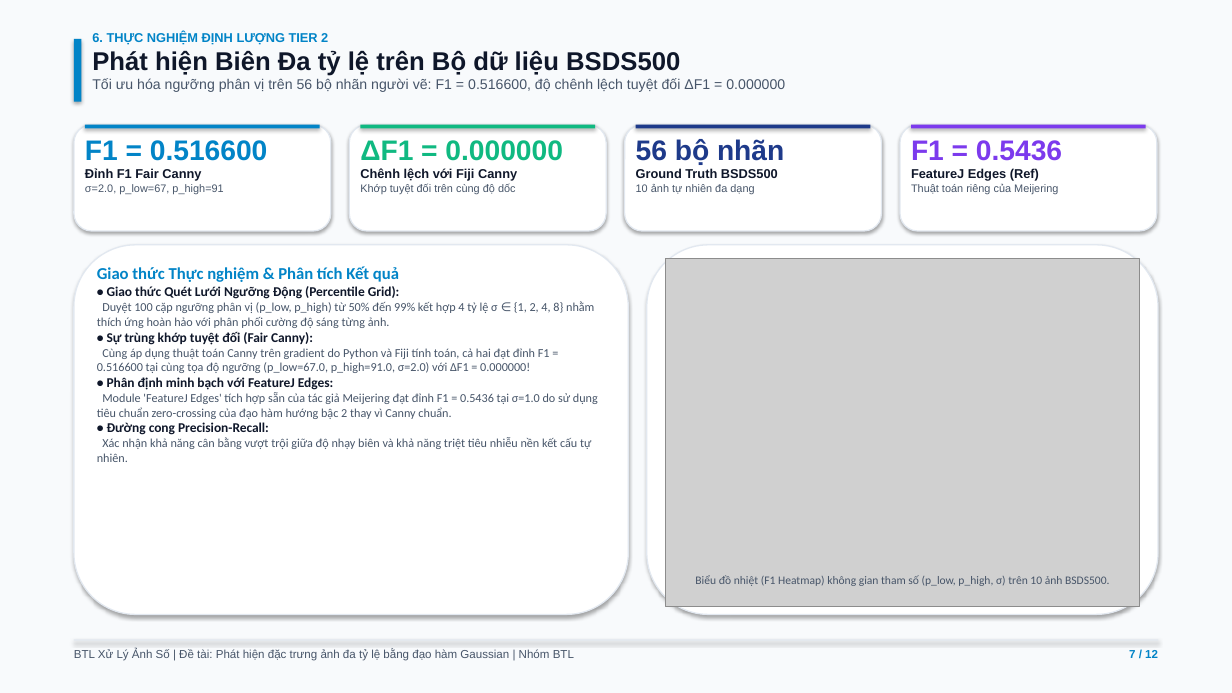
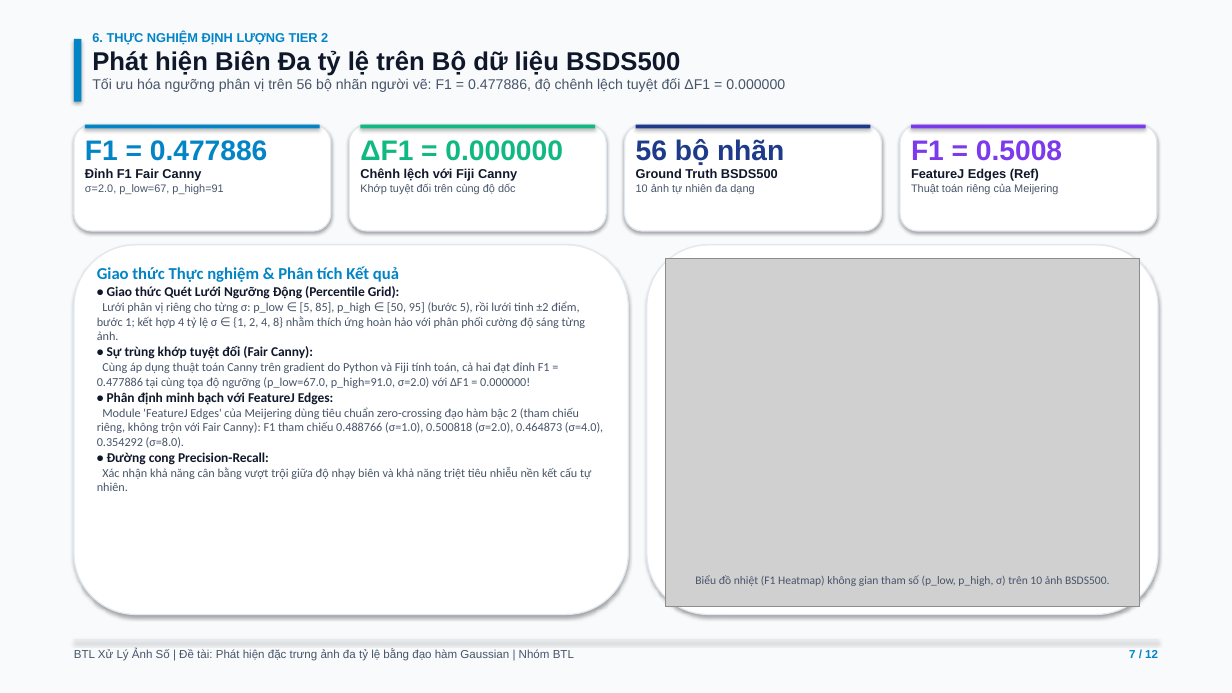
Before and after one commit to ndmanh1811/XLA, a slide deck: slide 7 of docs/slides/BTL_XLA_Nhom_BaoCao.pptx. Drawn at 1232x693 pixels with LibreOffice and Linux fonts; fonts in the diff are those of the drawing; grey boxes stand for pictures. Boxes give left, top, right and bottom in pixels: in the first picture for what was removed or moved away, otherwise in the second. Text is boxed around its words. In the diff, an @@ line names an element or a change of style, - is before the commit and + after.

Commit message:
fix(audit): regenerate Tier 2 metrics, refresh docs/slides/figures, enable strict mode, archive duc_08_11 manifest
- Regenerate outputs/metrics/tier2_results.csv as official Python 8σ branch
  (55 rows: 40 BSDS + 10 DRIVE + 5 Blob; blob_05 = 140/329, F1 0.4628).
- Regenerate outputs/metrics/tier2_results_fiji.csv (55 rows, Fiji fair
  canny, Blob 7σ); BSDS numbers now match canonical:
  0.455418/0.455478, 0.477886/0.477886, 0.441491/0.441491, 0.343340/0.343340.
- Rerun optimization_benchmark.csv: 36 rows, reps=5, max abs diff 1.279e-12;
  update README.md and main.tex tab:optimization-benchmark averages.
- Fix README.md: row counts (55), 7σ/8σ blob_05 distinction, GT overclaim,
  benchmark table, ZIP/main.tex sizes.
- Fix HUONG_DAN_CHO_HUNG.md, nhanxet7/11.md, bai_trinh_trinh_xla.html stale
  FeatureJ/BSDS numbers and backticks.
- Fix main.tex: BSDS 0.516600 -> 0.477886 (x3), NMS 8 hướng -> 4 sector,
  Ground Truth overclaim, blob 7σ/8σ labels.
- Fix PROTOCOL.md typos; duc_08_11 run_manifest.json -> ARCHIVED_HISTORICAL,
  superseded_by outputs/metrics/, STRICT/RELAXED/FAIL counts, recompute 4
  stale checksums; KET_QUA_METRIC.md smoke FAIL -> RELAXED; README_DUC_08_11.md
  root/bundle direction.
- Fix generate_calib_images.py / smoke_test_analytical.py parabol.tif ->
  parabola.tif.
- Enable strict=True in convolution/kernel/hessian core callers; Tier 1 still
  35 STRICT / 185 RELAXED / 0 FAIL.
- Regenerate build_slides.py values, BTL_XLA_Nhom_BaoCao.pptx, demo_bsds_output.png
  (F1 = 0.4779), and the 4 BSDS figures; copy to report_template/figures/.
- QA: unittest 24/24, run_tests.py 5/5, validate_fiji_outputs.py 435/435,
  verify_tier1.py 35/185/0.

```diff
--- a/docs/slides/BTL_XLA_Nhom_BaoCao.pptx
+++ b/docs/slides/BTL_XLA_Nhom_BaoCao.pptx
@@ text at [92,78,785,92]: text changed @@
-Tối ưu hóa ngưỡng phân vị trên 56 bộ nhãn người vẽ: F1 = 0.516600, độ chênh lệch tuyệt đối ΔF1 = 0.000000
+Tối ưu hóa ngưỡng phân vị trên 56 bộ nhãn người vẽ: F1 = 0.477886, độ chênh lệch tuyệt đối ΔF1 = 0.000000
@@ text at [85,140,267,161]: text changed @@
-F1 = 0.516600
+F1 = 0.477886
@@ text at [911,140,1062,161]: text changed @@
-F1 = 0.5436
+F1 = 0.5008
@@ text at [97,301,586,340]: text changed @@
-Duyệt 100 cặp ngưỡng phân vị (p_low, p_high) từ 50% đến 99% kết hợp 4 tỷ lệ σ ∈ {1, 2, 4, 8} nhằm thích ứng hoàn hảo với phân phối cường độ sáng từng ảnh.
+Lưới phân vị riêng cho từng σ: p_low ∈ [5, 85], p_high ∈ [50, 95] (bước 5), rồi lưới tinh ±2 điểm, bước 1; kết hợp 4 tỷ lệ σ ∈ {1, 2, 4, 8} nhằm thích ứng hoàn hảo với phân phối cường độ sáng từng ảnh.
@@ text at [97,362,550,388]: text changed @@
-Cùng áp dụng thuật toán Canny trên gradient do Python và Fiji tính toán, cả hai đạt đỉnh F1 = 0.516600 tại cùng tọa độ ngưỡng (p_low=67.0, p_high=91.0, σ=2.0) với ΔF1 = 0.000000!
+Cùng áp dụng thuật toán Canny trên gradient do Python và Fiji tính toán, cả hai đạt đỉnh F1 = 0.477886 tại cùng tọa độ ngưỡng (p_low=67.0, p_high=91.0, σ=2.0) với ΔF1 = 0.000000!
@@ text at [97,407,603,448]: text changed @@
-Module 'FeatureJ Edges' tích hợp sẵn của tác giả Meijering đạt đỉnh F1 = 0.5436 tại σ=1.0 do sử dụng tiêu chuẩn zero-crossing của đạo hàm hướng bậc 2 thay vì Canny chuẩn.
+Module 'FeatureJ Edges' của Meijering dùng tiêu chuẩn zero-crossing đạo hàm bậc 2 (tham chiếu riêng, không trộn với Fair Canny): F1 tham chiếu 0.488766 (σ=1.0), 0.500818 (σ=2.0), 0.464873 (σ=4.0), 0.354292 (σ=8.0).
```
Also in this commit, not shown: 4 other slides changed, 25 other files.
